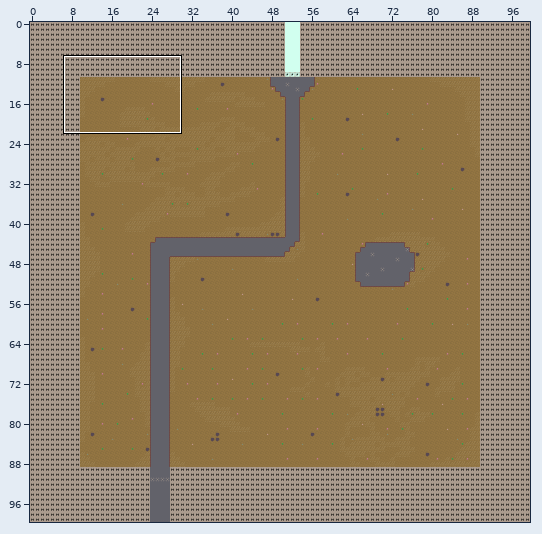
Tiled map -- assets/map/world1.tmx. Above: a wide view before the commit, with the close-up outlined.
Close-up. Earlier state:
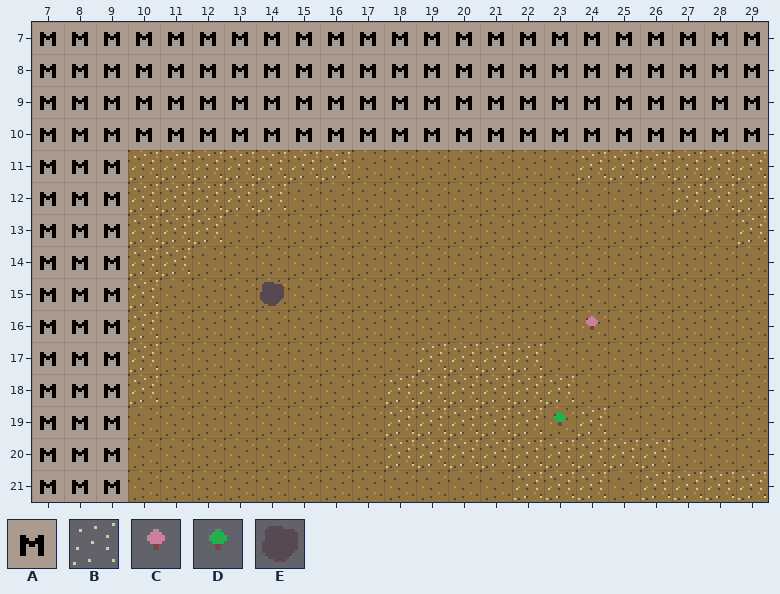
Cells are 16x16 px. Shown: x 7..29, y 7..21. The commit also changed other parts of the map, which this record leaves out.
Key: from "WildTraveler": A 1, B 3, C 4, D 5, E 6.
_ is an empty cell.
Layers that did not change in this view are not listed.
Layer "Objects" before, first column x 7:
 7 AAAAAAAAAAAAAAAAAAAAAAA
 8 AAAAAAAAAAAAAAAAAAAAAAA
 9 AAAAAAAAAAAAAAAAAAAAAAA
10 AAAAAAAAAAAAAAAAAAAAAAA
11 AAABBBBBBB_______BBBBBB
12 AAABBBBB____________BBB
13 AAABBB________________B
14 AAABB__________________
15 AAAB___E_______________
16 AAAB_____________C_____
17 AAAB________BBBB_______
18 AAAB_______BBBBBB______
19 AAA________BBBBBDB_____
20 AAA________BBBBBBBBB___
21 AAA____________BBB_BBBB
Now the later version:
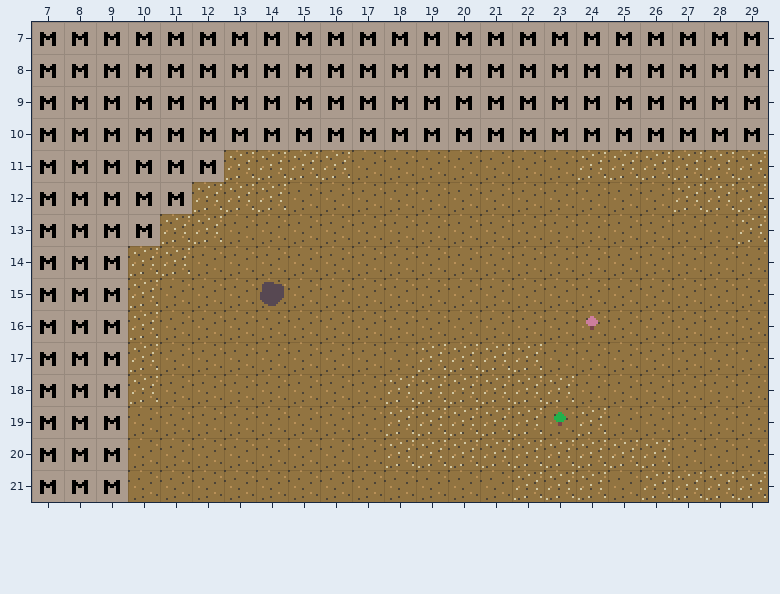
Diff:
Changed rows in their new state; . is an unchanged cell.
Layer "Objects":
first column x 10:
11 AAA
12 AA.
13 A..
Where, in picture pixels (left, top, right, bottom), the same in both close-ups:
changed: (128, 150, 224, 246)
